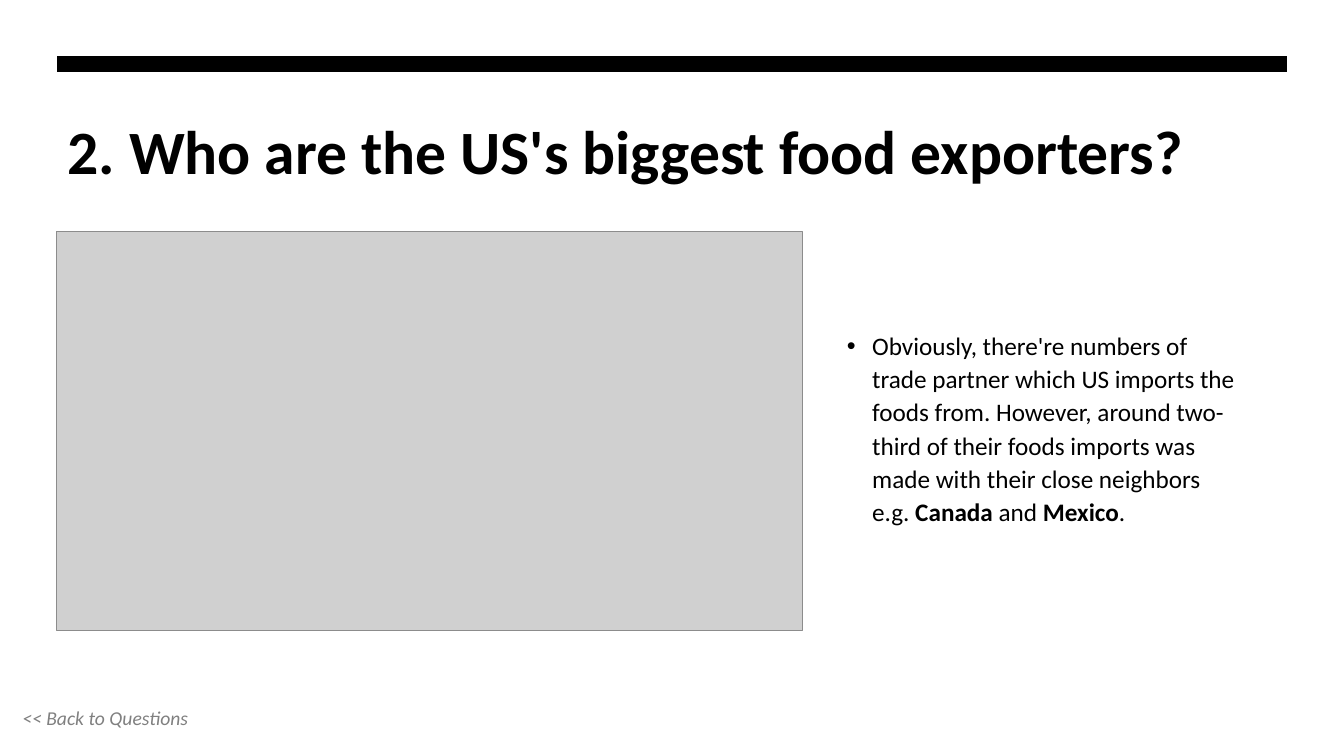
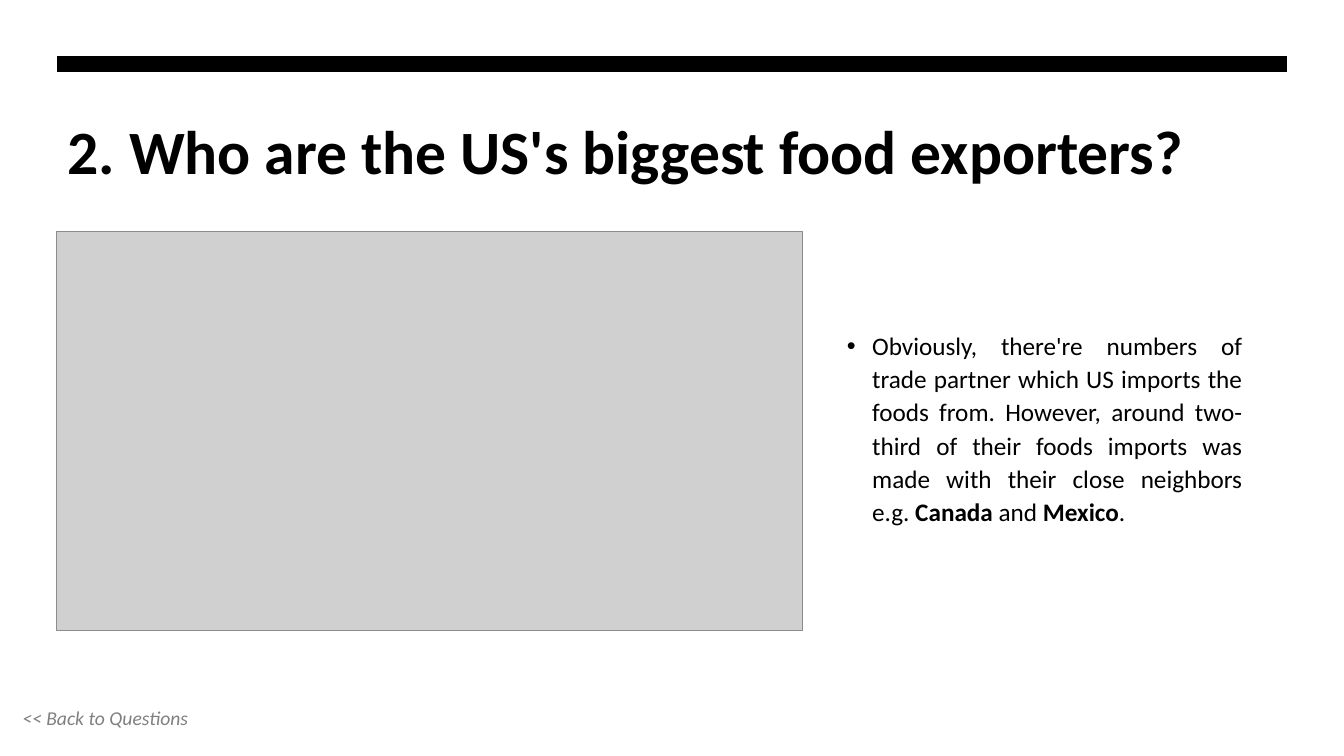
Before and after one commit to gamegtboyz/dv01-finalproject, a slide deck: slide 5 of foodimport.pptx. Drawn at 1344x756 pixels with LibreOffice and Linux fonts; fonts in the diff are those of the drawing; grey boxes stand for pictures. Boxes give left, top, right and bottom in pixels: in the first picture for what was removed or moved away, otherwise in the second. Text is boxed around its words. In the diff, an @@ line names an element or a change of style, - is before the commit and + after.

```diff
--- a/foodimport.pptx
+++ b/foodimport.pptx
@@ text "Obviously, there're numbers of trade ..." at (872, 337, 1242, 526): alignment left to justified @@
```
Also in this commit, not shown: 10 other slides changed, 1 slide added.
